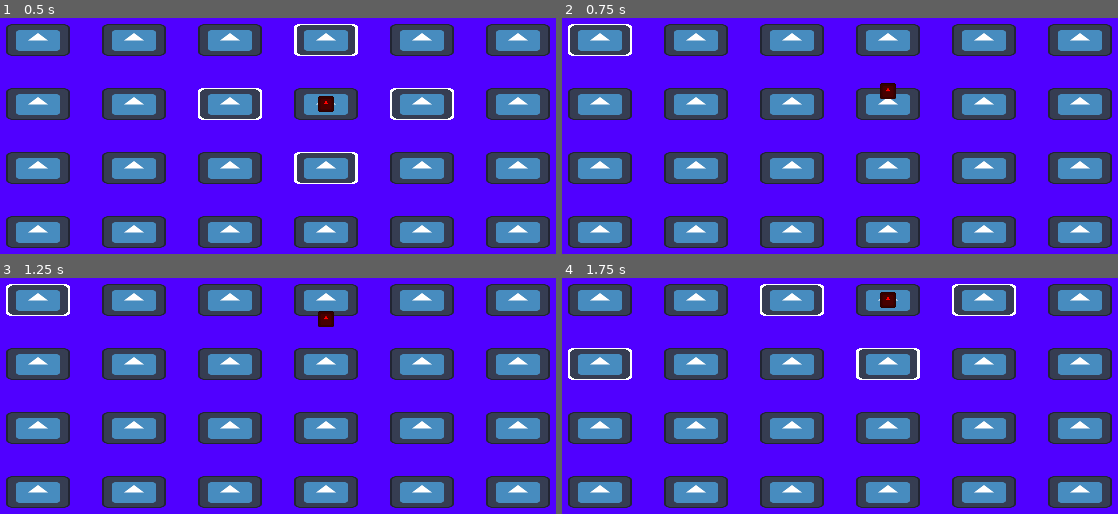
Above: before the commit, frames 1-4 (two rows, left to right).
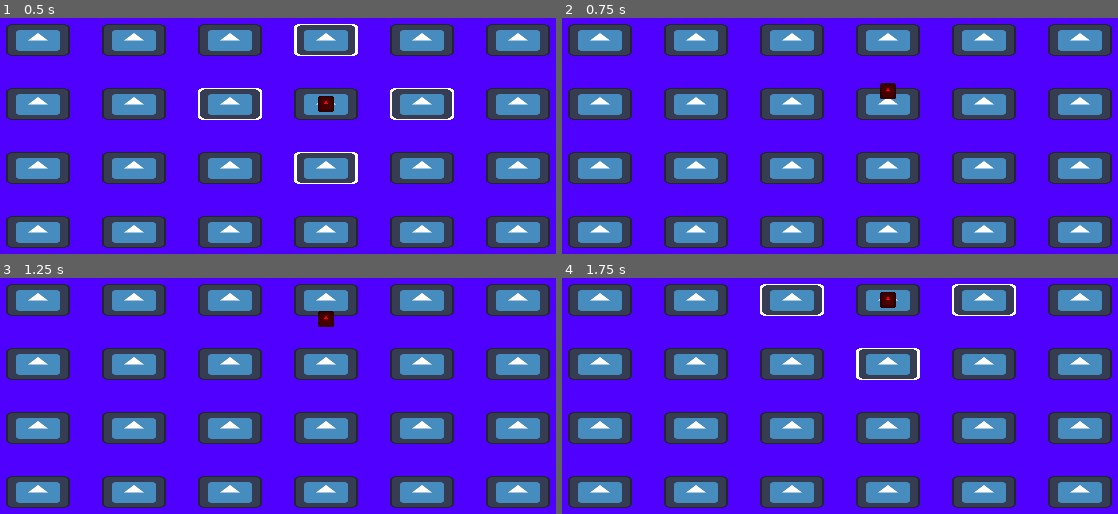
Above: after the commit, the same moments.

Repository: RacBrosGaming/Love-Note
Game: Godot game, scene res://Levels/class_room.tscn
Two runs of this game, one before a commit and one after it. Both use one fixed random seed, a clock stepped at 60 frames per second and the inputs below. The engine's default icon, where the game draws it, is replaced by a stand-in: a white triangle on a blue panel in a dark square.
Inputs (mouse positions are in pixels of both pictures, inside the frame that each line leads up to):
- Up to frame 1 (0.5 s): no input
- Up to frame 2 (0.75 s): tap Enter at 0.5 s; move the mouse to (600, 39) at 0.52 s; hold Up (up) from 0.53 s (still down); hold Space (select) from 0.53 s (still down); click (600, 39) at 0.67 s
- Up to frame 3 (1.25 s): keep holding Up (up); keep holding Space (select)
- Up to frame 4 (1.75 s): keep holding Up (up); move the mouse to (600, 362) at 1.27 s; release Space (select) at 1.28 s; tap Space (select) at 1.35 s; click (600, 362) at 1.42 s

Frame 1 is identical in both runs. In frame 2, 0.2% of the frame differs, in the area x 1-13%, y 2-17%; in frame 3, 0.2%; in frame 4, 0.2%.

Commit message:
Commented out unused functions

Diff:
--- a/Levels/class_room.gd
+++ b/Levels/class_room.gd
@@ -1,20 +1,21 @@
 extends Node2D
 
-@onready var grid: Node2D = $Grid
-
-var note_position: Vector2
+#@onready var grid: Node2D = $Grid
+#
+#var note_position: Vector2
 
 # Called when the node enters the scene tree for the first time.
 func _ready() -> void:
-	for i: int in grid.desks.size():
-		for j: int in grid.desks[i].size():
-			grid.desks[i][j].desk_selected.connect(_on_desk_selected.bind([i, j]))
+	pass
+	#for i: int in grid.desks.size():
+		#for j: int in grid.desks[i].size():
+			#grid.desks[i][j].desk_selected.connect(_on_desk_selected.bind([i, j]))
 
-func _on_desk_selected(extra_args: Array) -> void:
-	var column: int = extra_args[0]
-	var row: int = extra_args[1]
-	note_position = grid.grid_to_pixel(column, row)
-	grid.note.position = note_position
+#func _on_desk_selected(extra_args: Array) -> void:
+	#var column: int = extra_args[0]
+	#var row: int = extra_args[1]
+	#note_position = grid.grid_to_pixel(column, row)
+	#grid.note.position = note_position
 
 # Called every frame. 'delta' is the elapsed time since the previous frame.
 func _process(_delta: float) -> void:
--- a/Scenes/desk.gd
+++ b/Scenes/desk.gd
@@ -1,20 +1,20 @@
 extends Area2D
 class_name Desk
 
-signal desk_selected()
+#signal desk_selected()
 
 @onready var sprite_2d: Sprite2D = $Sprite2D
 @onready var shader: ShaderMaterial = sprite_2d.material
 
-func _on_mouse_entered() -> void:
-	highlight(true)
-
-func _on_mouse_exited() -> void:
-	highlight(false)
-
-func _on_input_event(_viewport: Node, event: InputEvent, _shape_idx: int) -> void:
-	if event is InputEventMouseButton && event.is_released():
-		desk_selected.emit()
+#func _on_mouse_entered() -> void:
+	#highlight(true)
+#
+#func _on_mouse_exited() -> void:
+	#highlight(false)
+#
+#func _on_input_event(_viewport: Node, event: InputEvent, _shape_idx: int) -> void:
+	#if event is InputEventMouseButton && event.is_released():
+		#desk_selected.emit()
 
 func highlight(enabled: bool) -> void:
 	shader.set_shader_parameter("enabled", enabled)
--- a/Scenes/desk.tscn
+++ b/Scenes/desk.tscn
@@ -28,7 +28,3 @@
 
 [node name="CollisionShape2D" type="CollisionShape2D" parent="."]
 shape = SubResource("RectangleShape2D_88se1")
-
-[connection signal="input_event" from="." to="." method="_on_input_event"]
-[connection signal="mouse_entered" from="." to="." method="_on_mouse_entered"]
-[connection signal="mouse_exited" from="." to="." method="_on_mouse_exited"]
